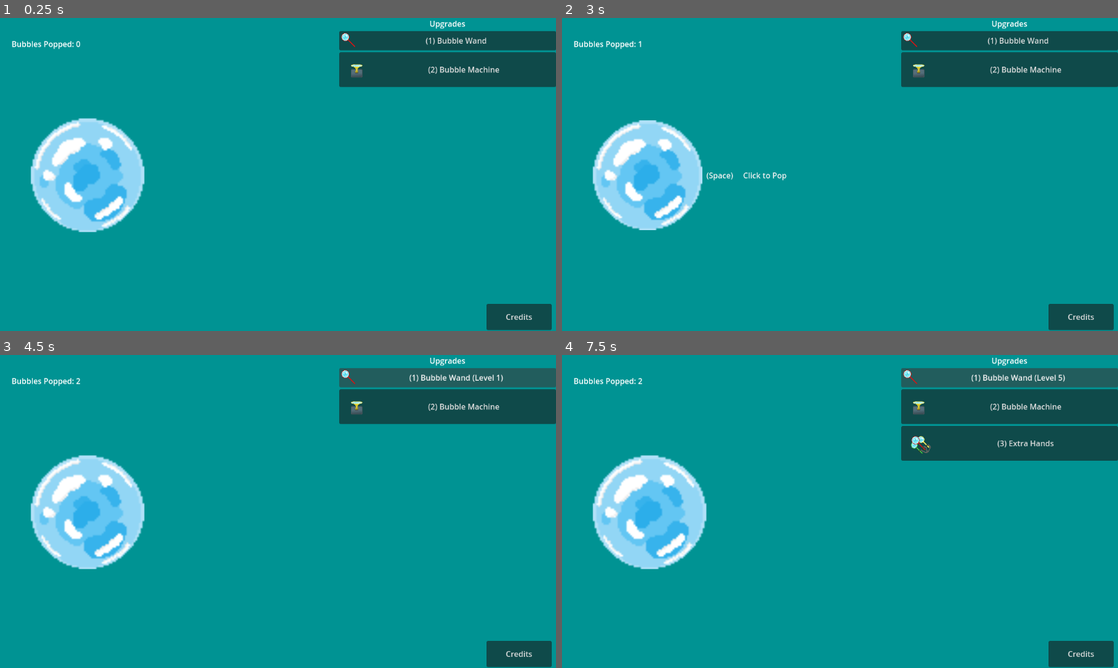
Above: before the commit, frames 1-4 (two rows, left to right).
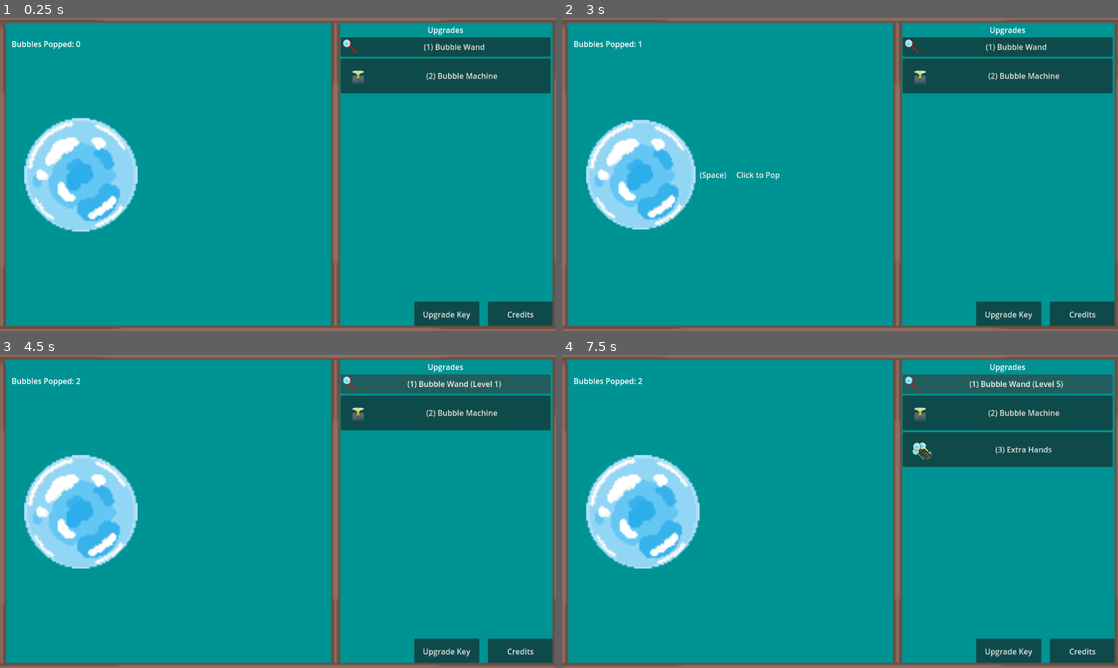
Above: after the commit, the same moments.

Repository: dbrogen/BubbleBusters
Game: Godot game, scene res://Scenes/main_screen.tscn
The game is run twice, just before and just after one commit, with the same random seed, the same clock (stepped at 60 frames per second) and the same inputs.
Inputs (mouse positions are in pixels of both pictures, inside the frame that each line leads up to; where the layout moved, square brackets give the same spot in the first picture):
- Up to frame 1 (0.25 s): no input
- Up to frame 2 (3 s): click "Credits" at 0.5 s; click "Return to Game" (after the commit: "Credits") at 1.25 s; click (1006, 315) at 2 s, where only the run after the commit has a clickable "Upgrade Key"; click (684, 174) [689, 174] at 2.75 s
- Up to frame 3 (4.5 s): click "(Space) Click to Pop" at 3.5 s; click "(1) Bubble Wand" at 4.25 s
- Up to frame 4 (7.5 s): click "(1) Bubble Wand (Level 1)" at 5 s; click "(1) Bubble Wand (Level 2)" at 5.75 s; click "(1) Bubble Wand (Level 3)" at 6.5 s; click "(1) Bubble Wand (Level 4)" at 7.25 s

The runs differ from the first frame. In frame 1, 14% of the frame differs, in the area x 0-100%, y 0-100%; in frame 2, 14%; in frame 3, 14%; in frame 4, 15%.

Commit message:
Adjusted UI to better fit framing changes

Diff:
--- a/Scenes/UI.tscn
+++ b/Scenes/UI.tscn
@@ -95,10 +95,10 @@
 anchors_preset = 4
 anchor_top = 0.5
 anchor_bottom = 0.5
-offset_left = 60.0
-offset_top = -120.0
-offset_right = 470.0
-offset_bottom = 123.0
+offset_left = 46.0
+offset_top = -121.5
+offset_right = 456.0
+offset_bottom = 121.5
 grow_vertical = 2
 theme_override_styles/focus = SubResource("StyleBoxEmpty_f23hc")
 shortcut = SubResource("Shortcut_5clax")
@@ -125,7 +125,9 @@
 anchor_left = 1.0
 anchor_right = 1.0
 anchor_bottom = 1.0
-offset_left = -449.0
+offset_left = -439.0
+offset_top = 13.0
+offset_right = -4.0
 grow_horizontal = 0
 grow_vertical = 2
 
@@ -142,6 +144,7 @@
 shortcut = SubResource("Shortcut_m7ph0")
 text = "More Bubbles Per Click"
 icon = ExtResource("3_osnui")
+autowrap_mode = 3
 
 [node name="MachineButton" type="Button" parent="Upgrades"]
 z_index = 4
@@ -150,6 +153,7 @@
 shortcut = SubResource("Shortcut_h0ag5")
 text = "Passive Bubs"
 icon = ExtResource("4_h7fcg")
+autowrap_mode = 3
 
 [node name="HandsButton" type="Button" parent="Upgrades"]
 visible = false
@@ -157,6 +161,7 @@
 shortcut = SubResource("Shortcut_gmfsy")
 text = "Extra Hands"
 icon = ExtResource("5_8webj")
+autowrap_mode = 3
 
 [node name="FactoryButton" type="Button" parent="Upgrades"]
 visible = false
@@ -164,6 +169,7 @@
 shortcut = SubResource("Shortcut_k8pqa")
 text = "Factory"
 icon = ExtResource("6_mhwxk")
+autowrap_mode = 3
 
 [node name="BabyButton" type="Button" parent="Upgrades"]
 visible = false
@@ -171,6 +177,7 @@
 shortcut = SubResource("Shortcut_hjryp")
 text = "Babies"
 icon = ExtResource("5_eya61")
+autowrap_mode = 3
 
 [node name="GardenButton" type="Button" parent="Upgrades"]
 visible = false
@@ -178,6 +185,7 @@
 shortcut = SubResource("Shortcut_6ifpk")
 text = "Garden"
 icon = ExtResource("8_a5tc5")
+autowrap_mode = 3
 
 [node name="GangsterButton" type="Button" parent="Upgrades"]
 visible = false
@@ -185,6 +193,7 @@
 shortcut = SubResource("Shortcut_wp7lm")
 text = "Gangsters"
 icon = ExtResource("5_l75be")
+autowrap_mode = 3
 
 [connection signal="mouse_entered" from="BubbleButton" to="." method="_on_bubble_button_mouse_entered"]
 [connection signal="mouse_exited" from="BubbleButton" to="." method="_on_bubble_button_mouse_exited"]
--- a/Scenes/credits.tscn
+++ b/Scenes/credits.tscn
@@ -28,11 +28,17 @@
 Game Design and Idea: The Bubble Busters"
 
 [node name="Button" type="Button" parent="."]
-layout_mode = 0
-offset_left = 410.0
-offset_top = 430.0
-offset_right = 541.0
-offset_bottom = 485.0
+layout_mode = 1
+anchors_preset = 7
+anchor_left = 0.5
+anchor_top = 1.0
+anchor_right = 0.5
+anchor_bottom = 1.0
+offset_left = -65.5
+offset_top = -55.0
+offset_right = 65.5
+grow_horizontal = 2
+grow_vertical = 0
 text = "Return to Game"
 
 [connection signal="pressed" from="Button" to="." method="_on_button_pressed"]
--- a/Scenes/main_screen.tscn
+++ b/Scenes/main_screen.tscn
@@ -1,9 +1,10 @@
-[gd_scene load_steps=5 format=3 uid="uid://cf8svwc8aj0fm"]
+[gd_scene load_steps=6 format=3 uid="uid://cf8svwc8aj0fm"]
 
 [ext_resource type="PackedScene" uid="uid://bdy6aqijg4o4d" path="res://Scenes/background.tscn" id="1_0amr4"]
 [ext_resource type="Script" path="res://Scripts/main_screen.gd" id="1_5k353"]
 [ext_resource type="PackedScene" uid="uid://cw2kqghoyrwu8" path="res://Scenes/UI.tscn" id="2_yre71"]
 [ext_resource type="AudioStream" uid="uid://biw4pq153fusn" path="res://Audio/Bobber Loop.wav" id="4_8e5jr"]
+[ext_resource type="Texture2D" uid="uid://bk1lrxndfrhe4" path="res://Assets/Framepiece.png" id="5_nfu0e"]
 
 [node name="Main" type="Node"]
 script = ExtResource("1_5k353")
@@ -11,9 +12,10 @@
 [node name="Background" parent="." instance=ExtResource("1_0amr4")]
 
 [node name="UI" parent="." instance=ExtResource("2_yre71")]
+offset_right = -7.0
 
 [node name="Timer" type="Timer" parent="."]
-wait_time = 10.0
+wait_time = 120.0
 one_shot = true
 autostart = true
 
@@ -21,12 +23,60 @@
 stream = ExtResource("4_8e5jr")
 autoplay = true
 
-[node name="Button" type="Button" parent="."]
-offset_left = 1008.0
-offset_top = 592.0
-offset_right = 1143.0
-offset_bottom = 646.0
+[node name="Credits" type="Button" parent="."]
+offset_left = 1011.0
+offset_top = 587.0
+offset_right = 1146.0
+offset_bottom = 641.0
 text = "Credits"
 
+[node name="UpgradeKey" type="Button" parent="."]
+offset_left = 858.0
+offset_top = 587.0
+offset_right = 993.0
+offset_bottom = 641.0
+text = "Upgrade Key"
+
+[node name="Bottom Frame" type="TextureRect" parent="."]
+z_index = 1
+offset_left = -308.0
+offset_top = 535.0
+offset_right = 1461.0
+offset_bottom = 684.0
+texture = ExtResource("5_nfu0e")
+
+[node name="Top Frame" type="TextureRect" parent="."]
+z_index = 1
+offset_left = -373.0
+offset_top = -111.0
+offset_right = 1503.0
+offset_bottom = 38.0
+texture = ExtResource("5_nfu0e")
+
+[node name="Left Frame" type="TextureRect" parent="."]
+offset_left = 115.0
+offset_top = -147.0
+offset_right = 1079.0
+offset_bottom = 2.0
+rotation = 1.57079
+texture = ExtResource("5_nfu0e")
+
+[node name="Right Frame" type="TextureRect" parent="."]
+offset_left = 1266.0
+offset_top = -188.0
+offset_right = 2272.0
+offset_bottom = -39.0
+rotation = 1.57079
+texture = ExtResource("5_nfu0e")
+
+[node name="Middle Frame" type="TextureRect" parent="."]
+offset_left = 807.0
+offset_top = -174.0
+offset_right = 1795.0
+offset_bottom = -25.0
+rotation = 1.57079
+texture = ExtResource("5_nfu0e")
+
 [connection signal="timeout" from="Timer" to="." method="_on_timer_timeout"]
-[connection signal="pressed" from="Button" to="." method="_on_button_pressed"]
+[connection signal="pressed" from="Credits" to="." method="_on_button_pressed"]
+[connection signal="pressed" from="UpgradeKey" to="." method="_on_upgrade_key_pressed"]
--- /dev/null
+++ b/Scenes/upgrade_key.tscn
@@ -0,0 +1,104 @@
+[gd_scene load_steps=2 format=3 uid="uid://dydiu71tpybt2"]
+
+[ext_resource type="Script" path="res://Scripts/upgrade_key.gd" id="1_n1lvq"]
+
+[node name="Upgrade Key" type="Control"]
+layout_mode = 3
+anchors_preset = 15
+anchor_right = 1.0
+anchor_bottom = 1.0
+grow_horizontal = 2
+grow_vertical = 2
+script = ExtResource("1_n1lvq")
+
+[node name="ColorRect" type="ColorRect" parent="."]
+offset_left = -57.0
+offset_right = 1162.0
+offset_bottom = 676.0
+color = Color(0, 0.576471, 0.576471, 1)
+
+[node name="Button" type="Button" parent="."]
+layout_mode = 1
+anchors_preset = 7
+anchor_left = 0.5
+anchor_top = 1.0
+anchor_right = 0.5
+anchor_bottom = 1.0
+offset_left = -65.5
+offset_top = -55.0
+offset_right = 65.5
+grow_horizontal = 2
+grow_vertical = 0
+text = "Return to Game"
+
+[node name="Vertical Container" type="VBoxContainer" parent="."]
+layout_mode = 0
+offset_left = 164.0
+offset_top = 74.0
+offset_right = 428.0
+offset_bottom = 180.0
+
+[node name="Clicker Upgrades" type="Label" parent="Vertical Container"]
+layout_mode = 2
+text = "Clicker Upgrades"
+horizontal_alignment = 1
+
+[node name="Description" type="Label" parent="Vertical Container"]
+layout_mode = 2
+text = "(Increase Your Pops Per Click by 1)"
+horizontal_alignment = 1
+
+[node name="Bubble Wand" type="Label" parent="Vertical Container"]
+layout_mode = 2
+text = "Bubble Wand"
+horizontal_alignment = 1
+
+[node name="Extra Hands" type="Label" parent="Vertical Container"]
+layout_mode = 2
+text = "Extra Hands"
+horizontal_alignment = 1
+
+[node name="Vertical Container 2" type="VBoxContainer" parent="."]
+layout_mode = 0
+offset_left = 647.0
+offset_top = 74.0
+offset_right = 937.0
+offset_bottom = 520.0
+
+[node name="Passive Upgrades" type="Label" parent="Vertical Container 2"]
+layout_mode = 2
+text = "Passive Upgrades"
+horizontal_alignment = 1
+
+[node name="Description2" type="Label" parent="Vertical Container 2"]
+layout_mode = 2
+text = "(Passively Gain Popped Bubbles)"
+horizontal_alignment = 1
+
+[node name="Bubble Machine" type="Label" parent="Vertical Container 2"]
+layout_mode = 2
+text = "Bubble Machine"
+horizontal_alignment = 1
+
+[node name="Bubble Babies" type="Label" parent="Vertical Container 2"]
+layout_mode = 2
+text = "Bubble Blowing Babies"
+horizontal_alignment = 1
+
+[node name="Bubble Garden" type="Label" parent="Vertical Container 2"]
+layout_mode = 2
+text = "Bubble Garden
+"
+horizontal_alignment = 1
+
+[node name="Bubble Factory" type="Label" parent="Vertical Container 2"]
+layout_mode = 2
+text = "Bubble Factory"
+horizontal_alignment = 1
+
+[node name="Bubble Busters" type="Label" parent="Vertical Container 2"]
+layout_mode = 2
+text = "Bubble Busters"
+horizontal_alignment = 1
+
+[connection signal="pressed" from="Button" to="." method="_on_button_pressed"]
--- a/Scripts/main_screen.gd
+++ b/Scripts/main_screen.gd
@@ -12,3 +12,7 @@
 
 func _on_button_pressed() -> void:
 	get_tree().change_scene_to_file("res://Scenes/credits.tscn");
+
+
+func _on_upgrade_key_pressed() -> void:
+	get_tree().change_scene_to_file("res://Scenes/upgrade_key.tscn");
--- /dev/null
+++ b/Scripts/upgrade_key.gd
@@ -0,0 +1,5 @@
+class_name UpgradeKey
+extends Control
+
+func _on_button_pressed() -> void:
+	get_tree().change_scene_to_file("res://Scenes/main_screen.tscn");
